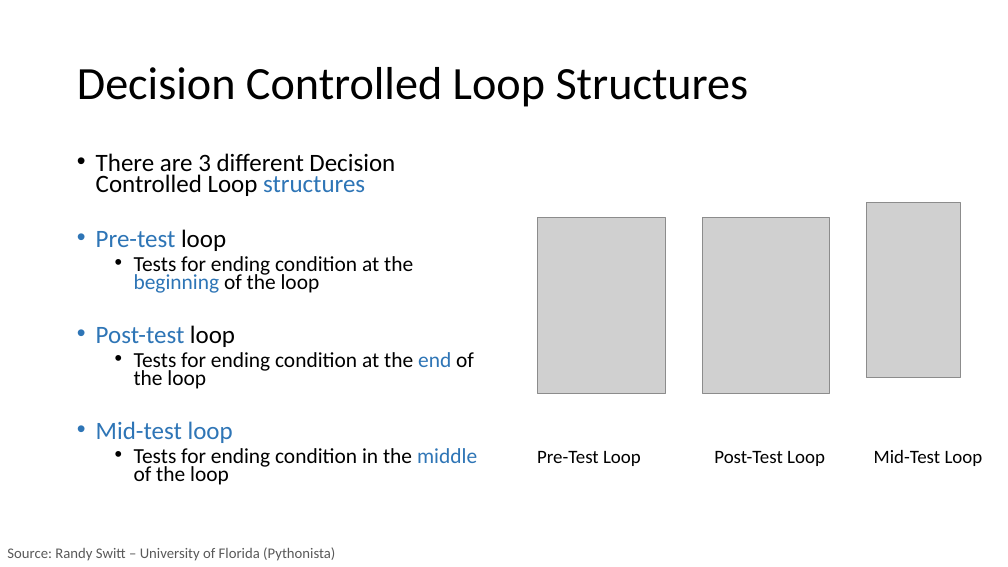
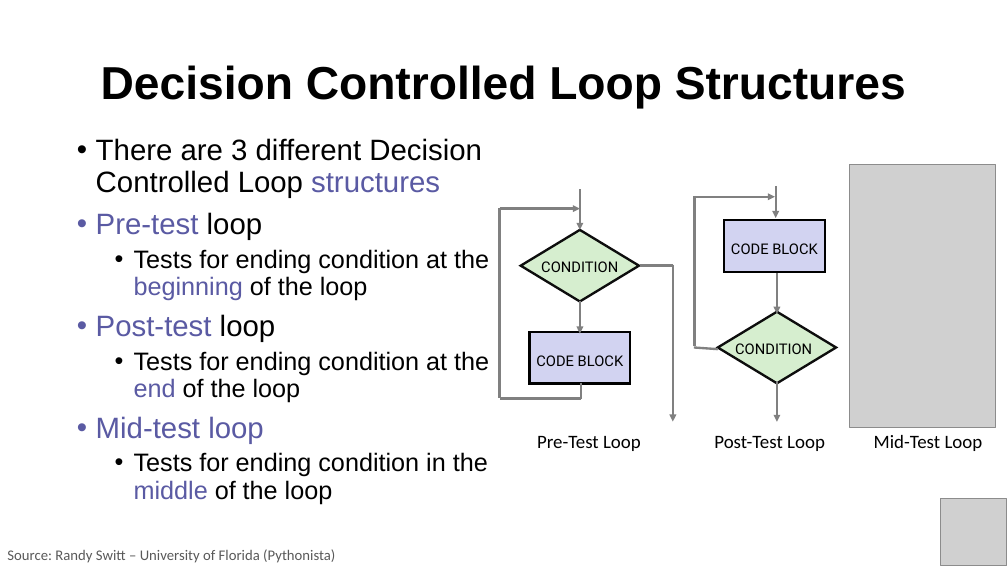
Before and after one commit to PracticumAI/python, a slide deck: slide 8 of presentations/03.1_loops.pptx. Drawn at 1008x567 pixels with LibreOffice and Linux fonts; fonts in the diff are those of the drawing; grey boxes stand for pictures. Boxes give left, top, right and bottom in pixels: in the first picture for what was removed or moved away, otherwise in the second. Text is boxed around its words. In the diff, an @@ line names an element or a change of style, - is before the commit and + after.

Commit message:
Update presentations with new color standards.

```diff
--- a/presentations/03.1_loops.pptx
+++ b/presentations/03.1_loops.pptx
@@ title "Decision Controlled Loop Structures" at [101, 65, 906, 109]: font Calibri to Arial, bold on; alignment left to centre @@
@@ text "There are 3 different Decision ...": place and size @@
-text "There are 3 different Decision ..." at [96, 153, 477, 485]
+text "There are 3 different Decision ..." at [96, 138, 489, 504]
@@ text "There are 3 different Decision ..." at [96, 138, 489, 504]: size 23.8 to 28 pt in "There are 3 different Decision Controlled Loop ...", "Pre-test loop", "Post-test loop", "Mid-test loop"; font Calibri to Arial; text colour #2E75B6 to #5A5AA3 in "structures", "Pre-test", "beginning", "Post-test" and 3 more places; size 20.4 to 24 pt in "Tests for ending condition at the beginning ...", "Tests for ending condition at the end ...", "Tests for ending condition in the middle ..."; line spacing 0.7 to 0.9 @@
@@ picture added at [850, 164, 995, 428] @@
@@ picture removed at [867, 203, 960, 377] @@
@@ picture removed at [537, 218, 665, 393] @@
@@ picture removed at [702, 218, 830, 393] @@
@@ group added at [500, 189, 673, 422]: 4 arrows, 4 lines, 2 texts, 1 rectangle, 1 diamond @@
+CONDITION
+CODE BLOCK
@@ group added at [694, 186, 836, 422]: 4 arrows, 2 texts, 2 lines, 1 rectangle, 1 diamond @@
+CONDITION
+CODE BLOCK
@@ 3 texts: place and size @@
-3 texts at [537, 450, 983, 466]
+3 texts at [537, 435, 983, 451]
@@ picture added at [941, 499, 1007, 566] @@
```
Also in this commit, not shown: 9 other slides changed, 3 other files.
